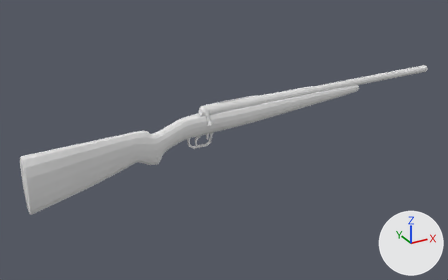
The Blender file Resources/Models/Puska/puska.blend as it was, and as the next commit left it.
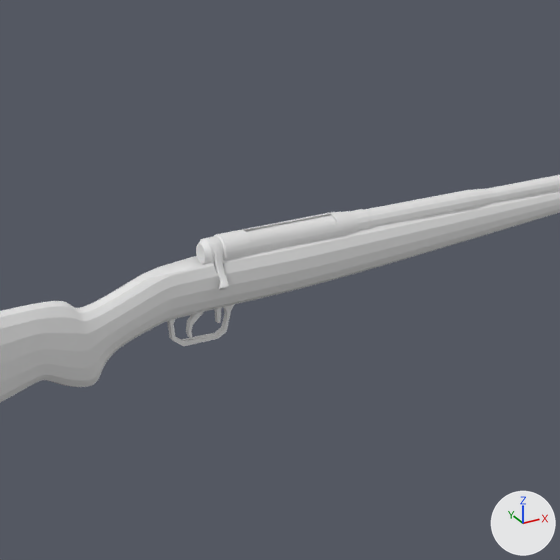
Old and new are each drawn whole from a camera (50 mm lens) standing at (-0.723, -1.275, 0.573) and looking at (-0.011, 0.019, -0.074) and again close up on the part from 27% to 77% of the width and 4% to 84% of the height. Every picture has the same lights, and +X, +Y and +Z are marked at lower right. The last two pictures show the newer version.

Objects in the first close-up: 'barrel.002', 'bolt.001', 'chassis.001', 'stock.001', 'trigger guard.001' and 2 more.
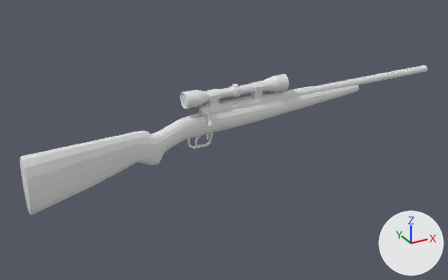
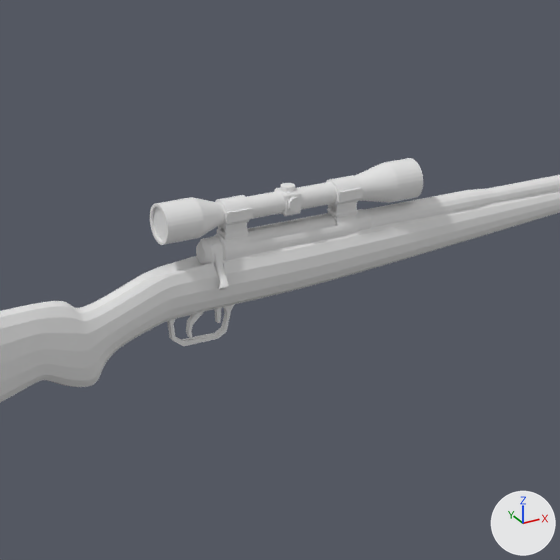
Patch to the scene script:
```diff
--- a/Resources/Models/Puska/puska.blend.py
+++ b/Resources/Models/Puska/puska.blend.py
@@ me_cylinder_018 @@
+me_cylinder_018.from_pydata(...)  # 113 vertices, 96 faces; spans x -0.19..1.51, y -0.85..0.85, z -2.63
@@ me_cube @@
+me_cube.from_pydata(...)  # 216 vertices, 128 faces; spans x -1.0..1.0, y -1.32..1.32, z -1.0..1.41
@@ me_cylinder_012 @@
+me_cylinder_012.from_pydata(...)  # 154 vertices, 92 faces; spans x -1.47..-0.05, y -1.98..1.98, z -1.12..1.12
@@ me_cylinder_011 @@
+me_cylinder_011.from_pydata(...)  # 84 vertices, 46 faces; spans x -1.0..0.01, y -1.16..1.16, z -1.03..1.03
@@ me_cylinder_009 @@
+me_cylinder_009.from_pydata(...)  # 152 vertices, 82 faces; spans x -1.47..-0.12, y -1.98..1.98, z -1.12..1.12
@@ me_cylinder_005 @@
+me_cylinder_005.from_pydata(...)  # 84 vertices, 46 faces; spans x -1.0..0.01, y -1.16..1.16, z -1.03..1.03
@@ me_cylinder @@
+me_cylinder.from_pydata(...)  # 482 vertices, 480 faces; spans x -0.4..1.7, y -1.0..1.0, z -3.2..25.8
@@ ob_lens @@
+ob_lens = bpy.data.objects.new('lens', me_cylinder_018)
+ob_lens.location = (-0.103, 0.0, 0.075)
+ob_lens.rotation_euler = (0.0, 1.571, 0.0)  # degrees (0, 90, 0)
+ob_lens.scale = (0.02, 0.02, 0.01)
@@ ob_cube @@
+ob_cube = bpy.data.objects.new('Cube', me_cube)
+ob_cube.location = (0.01, 0.0, 0.062)
+ob_cube.scale = (0.00958, 0.0119, 0.0116)
@@ ob_scope_bottom_001 @@
+ob_scope_bottom_001 = bpy.data.objects.new('scope_bottom.001', me_cylinder_012)
+ob_scope_bottom_001.location = (0.074, 0.0, 0.034)
+ob_scope_bottom_001.rotation_euler = (0.0, 1.571, 0.0)  # degrees (0, 90, 0)
+ob_scope_bottom_001.scale = (0.0189, 0.00792, 0.0124)
@@ ob_scope_001 @@
+ob_scope_001 = bpy.data.objects.new('scope.001', me_cylinder_011)
+ob_scope_001.location = (0.074, 0.0, 0.062)
+ob_scope_001.rotation_euler = (0.0, 1.571, 0.0)  # degrees (0, 90, 0)
+ob_scope_001.scale = (0.0135, 0.0135, 0.0135)
@@ ob_scope_bottom @@
+ob_scope_bottom = bpy.data.objects.new('scope_bottom', me_cylinder_009)
+ob_scope_bottom.location = (-0.052, 0.0, 0.034)
+ob_scope_bottom.rotation_euler = (0.0, 1.571, 0.0)  # degrees (0, 90, 0)
+ob_scope_bottom.scale = (0.0189, 0.00792, 0.0124)
@@ ob_scope_top @@
+ob_scope_top = bpy.data.objects.new('scope_top', me_cylinder_005)
+ob_scope_top.location = (-0.052, 0.0, 0.062)
+ob_scope_top.rotation_euler = (0.0, 1.571, 0.0)  # degrees (0, 90, 0)
+ob_scope_top.scale = (0.0135, 0.0135, 0.0135)
@@ ob_scope @@
+ob_scope = bpy.data.objects.new('scope', me_cylinder)
+ob_scope.location = (-0.1, 0.0, 0.075)
+ob_scope.rotation_euler = (0.0, 1.571, 0.0)  # degrees (0, 90, 0)
+ob_scope.scale = (0.02, 0.02, 0.01)
```

Where the change shows, as pixel boxes [x1, y1, x2, y2] in the close-ups (560 x 560 px):
'scope', added: after [150, 158, 423, 245]
'scope_bottom', added: after [217, 213, 253, 241]
'scope_bottom.001', added: after [327, 193, 363, 218]
'scope_top', added: after [215, 195, 253, 218]
'Cube', added: after [274, 183, 302, 216]
'scope.001', added: after [326, 175, 363, 197]
'lens', added: after [154, 207, 166, 241]
